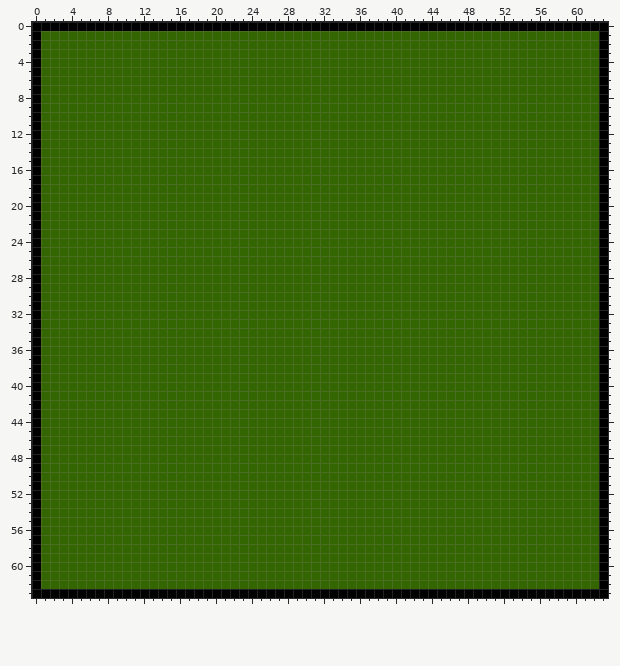
Two states of a pixel-art sprite, resources/plain.png. The picture above is the old version.
The file is 64x64 pixels.
After:
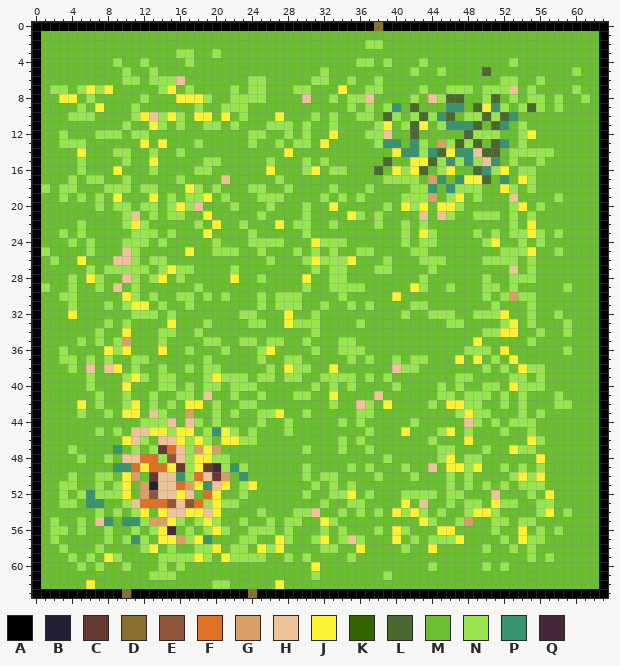
Palette (. is transparent): A #000000  B #222034  C #663931  D #8a6f30  E #8f563b  F #df7126  G #d9a066  H #eec39a  J #fbf236  K #336600  L #4b692f  M #6abe30  N #99e550  P #37946e  Q #45283c
The edit:
Changed rows in their new state; - is an unchanged pixel.
first column x 1:
 0 -------------------------------------D------------------------
 1 MMMMMMMMMMMMMMMMMMMMMMMMMMMMMMMMMMMMMMMMMMMMMMMMMMMMMMMMMMMMMM
 2 MMMMMMMMMMMMMMMMMMMMMMMMMMMMMMMMMMMMNNMMMMMMMMMMMMMMMMMMMMMMMM
 3 MMMMMMMMMMMMMMMNNMMNMMMMMMMMMMMMMMMMMMMMMMMMMMMMMMMMMMMMMMMMMM
 4 MMMMMMMMNMMNMMMMNMMMMMMMMMMMMMMMMMMNNMNMMMNMMMMMMMMMNMMMMMMMMM
 5 MMMMMMMMMNMMNMMMMMMMMMMMMMMMMMMNMMMMMMMMMNMMNMMMMLMMMMMMMMMNMM
 6 MMMMMMMMMNNMNNNHMMMMMMMNNMMMMMNNMMNMMNMMMMMMMMMMMMMNNMMNMMMMMM
 7 MNNMNJNJMMMMMNJMNMMMMNMNNMMMNNMMMJMMNNMMMMNMMNNNMNNNHMNMMMMNMM
 8 MMJJMNMMMMMNMMMJJJNMMNNNNMMMMHMMNMNNHMMMMNMHNLLMMNLMNMNNMNMMNM
 9 MMMMNMJMMMNMMMMMMNMMNNNMMMMMMMMMMMNMNMNPMLMMMPPMLJPNMNLNMNMMMM
10 MMMNNNMMMMNJHNJNMJJMJMNMMMJMMMNMNMMNNMLNMNLNPLMNNLNLPMMMMMMMMM
11 MMMMMMMMMNMMJNMNMMNNMNMMMNNNMNMMNMMMMNJMNLJMNPPPLMLPMNMMMMMMMM
12 MMNMMMNNNMNNMMMMMMMMMMMNNMMNMNMMJMMMNNHMMLMMMMMLNNNMMNJMMMMMMM
13 MMNNNMMMMMMJMJMMMNMMMMMNMMNMNNMJMMMMMNPPMPNMGNLNLMLPMNMMMMMMMM
14 MMMMJMMMNNMMNMMNMMMMMMMMMMMJMMMMMMMMMMMJPPNPLJPPHLLMNNNNNMMMMM
15 MMMMNMMMMNMMJMMMMMNNMMMMMNMMMNMNMMMMMMLMMJJLNPNPNHPMNMMNMMMMMM
16 MMMMNMMMJMMMNMMMMNNMMMMMMJMMMNJMNNMMMLMJNJLMNJMMLPNJMNNMMMMMMM
17 MMMNMNNMMNMMMMMNMMMMHMMMMMNMMMMMMMMMMMNNNNMGPMPJJLMPMJNMMMMMMM
18 NMNNMMMNNNMNNMMMJNMNMMMNNMMNMMMMNMMMNMMMMNNPMPNNNMMJNMNMMMMMMM
19 MMNMNMNMJMMMJMNMNNJMNMMMNNNMMMMNMNMNMMMMNNNGMNJMNMMMHMMMMNMMMM
20 MMMMMMNMNNMNNMNJNHMMMNMMMNMMMNMMJMMMMMNMJNJMJJNMMMMMNJMNMMMMMM
21 MMMMMMMMMNHMNMNNMMJMMMMMNMMMMNMMMMJNMNMMMMHMHNMMNNNMNMNMMMMMMM
22 MMMMNMMMMNJNMMMMMNMJMMNMMMJMNNMMNMMMMNMMNMNMMMMMMMMMNMJMMMMMMM
23 MMNMNMMMMMNNNMNMMMJMMMMNMMMMMNMMMMMMMMMMNMJNMMMMNMNMNNJNMNMMMM
24 MMMNMNMMMNNNMNMMMMMNMMMNNNNMMMJNNNMMMMMMNMNNMMMMMNJMMNMNMMMMMM
25 NMMMMNMMMHNMMMMMJMMNNNMMNMMMNMNMNMMNNMMMMNNMMMMMMMMNNNJMMNMMMM
26 MNMMJMMMHHNMNNMMMMMMMMMMMNMMMNJNNNJMMMNMMMNNNMMMMNNNNMNMMMMMMM
27 MMMMMNMNNNNNMNJNNMMMMNMMMMMMMMNMNNMMMNNMMMMNMMMMMMMMHMNMMMMMMM
28 MMMNMJNMMHNMNJMNMMMMMJMMNMMMMJMMNNMMMMMMMMNMMMMMMNMMNNNMMMMMMM
29 NMMNMMNMHMNMMMMMMNMMMMMMMMMMMNMMNNNNMMMMMJNMMNMMMNNMNMMMMMNMMM
30 MMNNMMMMMJNMNMMNNMNMNMMMNMNNNMMMMNMMMMMJMMMMMMMMMNMNGNNMMMMMMM
31 MMMNMMMNMNJJMNMMNMMMMMMMNMNNNMMNMMNMNMMMMNNMMMMMMMNMMMNMMMMMMM
32 MMMJMMMMMMNNNMNMMMMMMMNNMMMJMMNMMMMMMMMMNMMNNNMMNNNJMMNMMNMMMM
33 MMMMMMMNMNMMMMJMMMNMMMMNNMMJNNNMMMMNMMMMMMMMMNNMMMMNJMNMMMNMMM
34 MMMMMMNMMJMMMNNMMNMMMMMMMMMMMMNMMMMMMMMMMMMMMMMMMNNJJMMNMMNMMM
35 MMMMNMNMNGMMMNMMMMNNMMNNMNNMMNMMMNNMMMMMMMMMMMMMJMMMMMNMMMMMMM
36 MMNMMMMJNJMMMJMMNMMMNMMMNJMMMMNMMNNNMMMMMMMMMMMNNNMJMMMMMMNMMM
37 MMNNMNMNMMNNMMMMMMNMMMMMNMMNNMMMMMNMNMMNMNNMMMJMJMNMJMMMMMMMMM
38 MMMNMHMHJMNMMNMMNMNNMMMMMNMJNNMMJMMMMMMHNNMMMMMMMNMNMJNNMMMMMM
39 MMMMMNMMMNJNMNNMMMNJNNNMNNMNNMMNNNNMNMNMMMMMMMNNMMMMNNMNMMMMMM
40 MMMMMNMMMJMMMNNMNMNNMNNNMMMMMMNMNMNMMMMNMMMMNMNMMNNMJNNNMMMMMM
41 MMMMMMNMMNMMNMMNNMHMMNMMNMMMNNMMJMMMMHMMMMMMNNMNNNMNMNMMMNMMMM
42 MMMMJMNMMNJMNMNMJJMNMMNNMMMMMMMMNMMHNMJMMMMNMJJNNMMNMNMMMNNMMM
43 MMMMNMMNMJJMHNMMGMMNMNMMNNJMMNMMMMMNNMMMMMMMMMNJNNMMMNMNMMMMMM
44 MMMMMMMMMMMNNNHMHNMNMMMMNMMNMMMMMNMNMMMMMNMMMMMHNMNMNNNMMMMMMM
45 MMMMMMNMNMHHJJNJJMNPJNMNMMMNMMMMMMMMNMMMJMMMNJMNMMMNMMNMMMMMMM
46 MMMMMMMMMJHNMHHJNJNMJJNNMMMMMMMMMNMNMMMMMMMNMMMJMMMMMMJNMMMMMM
47 MMMNMMMMPMNMNCFHNGJGMMMMMMMMMNMMMNMMNMMMMMMMNNMMMNMMJNNMMMMMMM
48 MMMMNMMNMHHFFNEHNJJNNMMMMMMMMMMMMMMMMMNMMMMMNJMNNMMMMMMJMMMMMM
49 MMMMMMMMPPFJFFJCNJCQNPNMMMMMMNMMMMNMNMMMNMMHMJJNJMMNMNMNMMMMMM
50 MMMNMMNNMJGMCHHPNFHCGMPMMMMMMNMNNMMMMNMMMNMMMNMNMMMMNJNJMMMMMM
51 MMNNMMNMNJMGBHHFGJPHJMNJMMMMMMNMNMNMMMMMMMMMMNMNMNMNMNNNMMMMMM
52 MMNMNPNNNJMGEHHJHMFJMMNMMMMMMNMMNNJMNMMMNNNNMNNMMMHMMMNMJMMMMM
53 MMNNMPPMMNHFFFEHEFNJNNMMMMMMMMMNMMNNMMMMJMHMMNMNNMJNNMMNNMMMMM
54 MMMMMMNMNMNJMJHHJJHJMMMMNMMMNNHMMNMNMNMJNJNMNMMNJJNMMMMNJMNMMM
55 MNMMNMHPMPPNGGJNMNJNMMNMMNMNNMMJNMMMMMMMMMJNMMNGMMNNMNNMMMMMMM
56 MNNMNMMNMMNMNJQMNMNJNMMNNNMNMMMNMNMMMNMJNMMMJJMMMMNMMJMNMNMMMM
57 MNMMMMMNMNPNMJJGNJPMMMNNMMJNMMNJMNHNMMMJMNMNNNJMMMMNMJNNMMMMMM
58 MMNMMMNMMMMNJMNMMNNJMNNMJNJMMMMNNMMJMMMMNMMJMMMMMNMMNMNMMMMMMM
59 MMMNMNMJNMMMMNNNNJNMJNNNNMMNMNMMMMNMMMMMMMMMMMMMMMMMMMNMNMMMMM
60 MMMMNMNMMNMMMNMNMMMMMMMMMMMMMMJMMMMMMMMMMMMNMMMMMNMNMMMMMMMMMM
61 MMMMMMMMMMMMNNNMMMMMMMMMMMMMMMNMMMMMMMNMMMMMMMMMMMMMMMMMMMMMMM
62 MMMMMJMMMMMMMMMMMMMNNMMMMMJMMMMMMMMMMMMMMMMMMMMMMMMMMMMMMMMMMM
63 ---------D-------------D--------------------------------------
